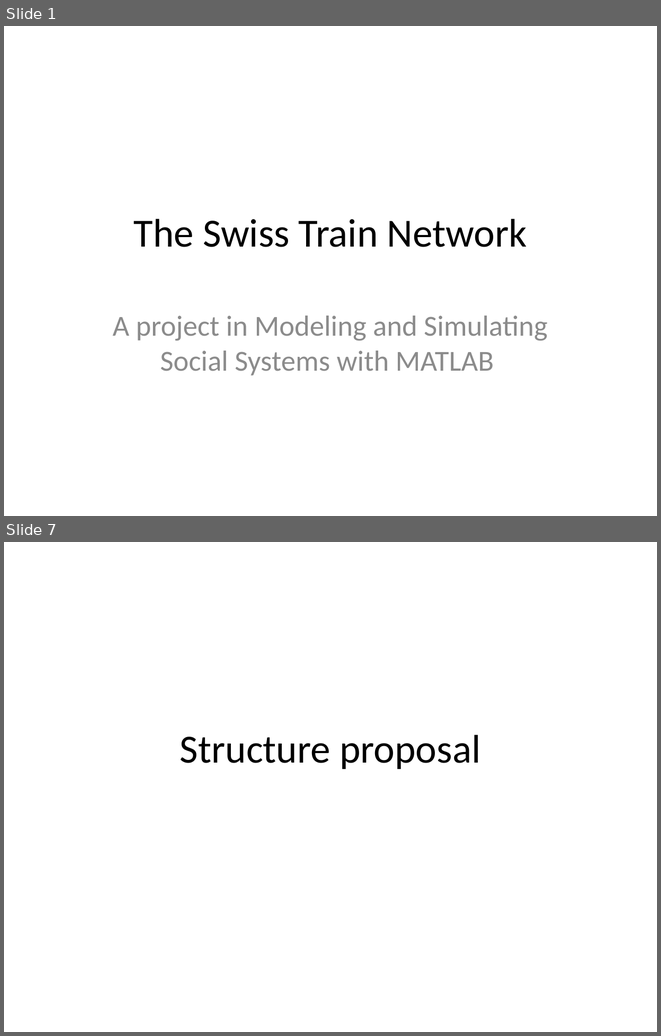
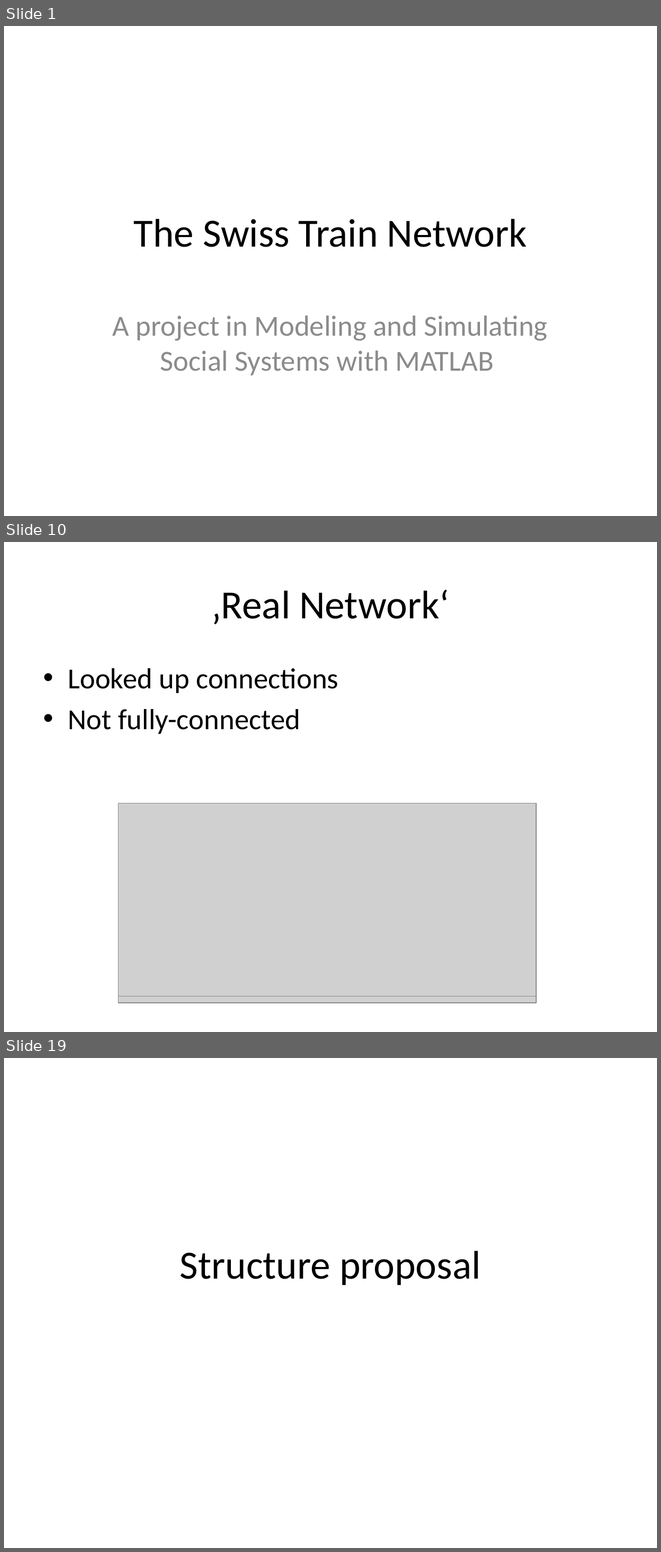
Before and after one commit to EleSwag/Elias-und-Mario, a slide deck: presentation/Test.pptx. Shown one above the other, each under a label of ours: slides 1 and 7 before the commit, slides 1, 10 and 19 after it; the slides between them are not shown. The pictures are 661x1036 and 661x1552 pixels, drawn with LibreOffice and Linux fonts; fonts in the diff are those of the drawing; grey boxes stand for pictures. Boxes give left, top, right and bottom in pixels: in the first picture for what was removed or moved away, otherwise in the second. Text is boxed around its words. In the diff, an @@ line names an element or a change of style, - is before the commit and + after.

```diff
--- a/presentation/Test.pptx
+++ b/presentation/Test.pptx
@@ slide 10 added at box(4, 542, 657, 1032), background #FFFFFF @@
@@ title added at box(211, 590, 449, 624), 44 pt, text #000000 @@
+‚Real Network‘
@@ text added at box(68, 668, 338, 734), 32 pt, text #000000 @@
+• Looked up connections
+• Not fully-connected
@@ picture added at box(118, 803, 536, 1003) @@
@@ picture added at box(118, 803, 536, 996) @@
@@ what was slide 7 is now slide 19 @@
```
Also in this commit, not shown: 2 slides changed, 16 other slides added, 2 slides removed, 1 other file.
